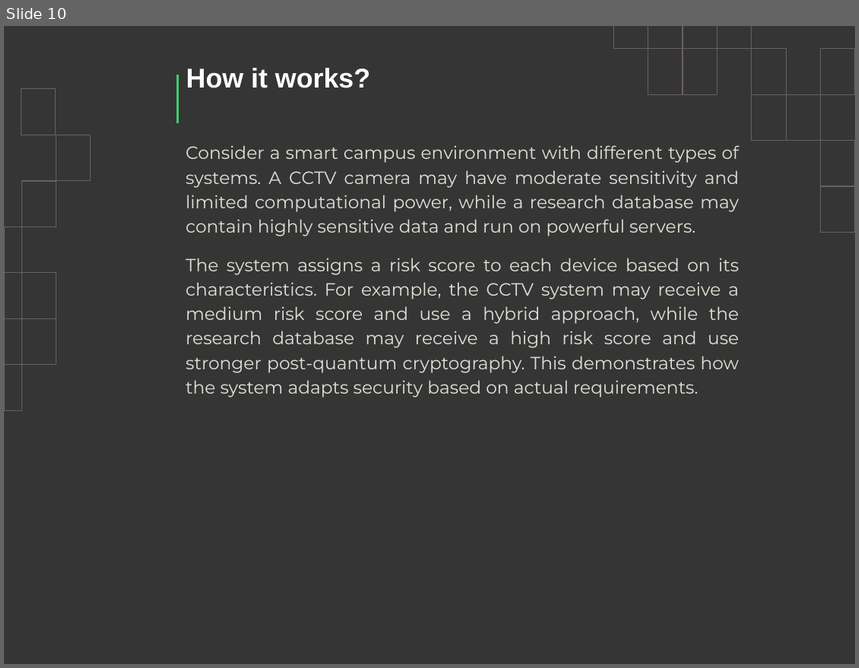
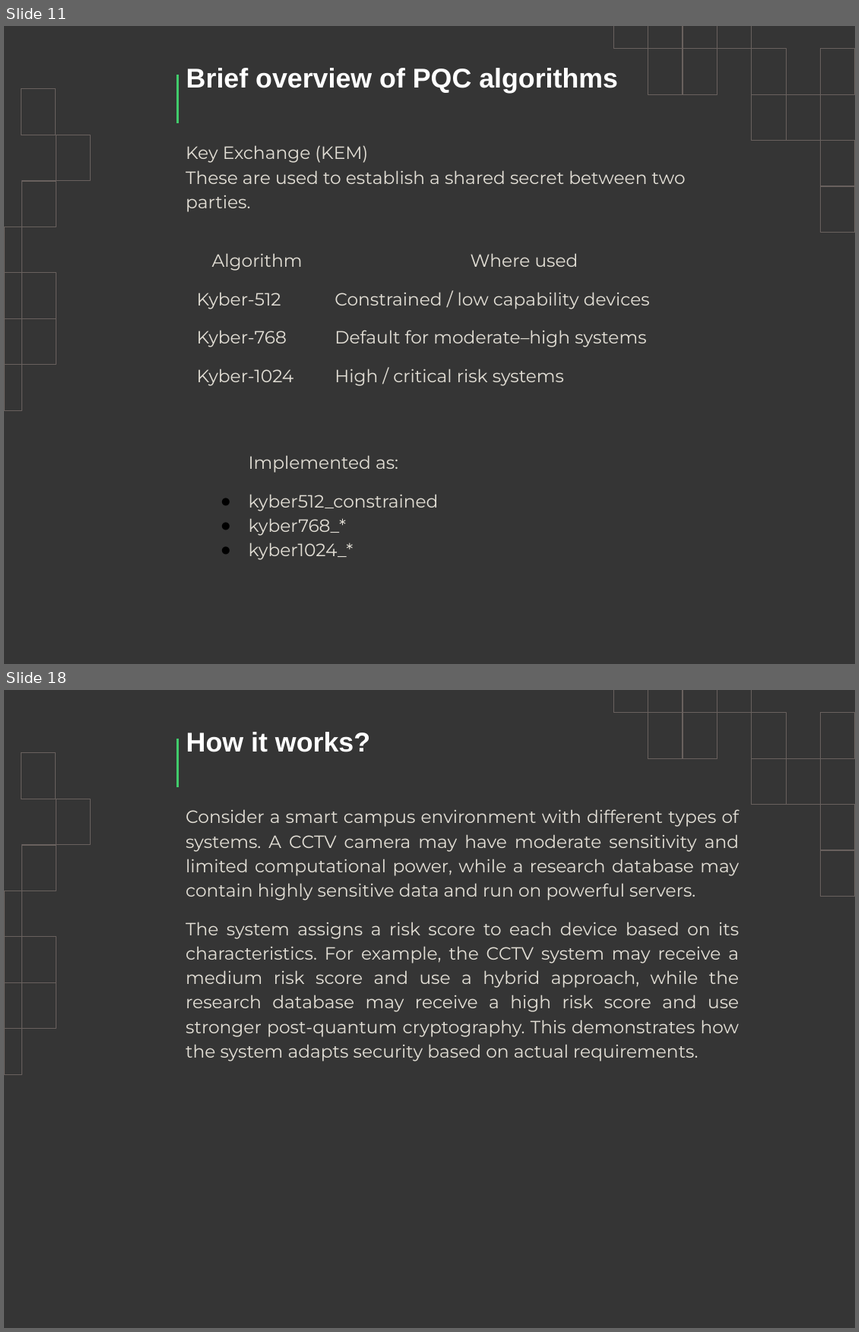
Before and after one commit to TheUnmeshRaj/Quantum-Risk-Aware-Context-Adaptive-PQC-Framework, a slide deck: docs/Proposal.pptx. Shown one above the other, each under a label of ours: slide 10 before the commit, slides 11 and 18 after it; the slides between them are not shown. The pictures are 859x668 and 859x1332 pixels, drawn with LibreOffice and Linux fonts; fonts in the diff are those of the drawing. Boxes give left, top, right and bottom in pixels: in the first picture for what was removed or moved away, otherwise in the second. Text is boxed around its words. In the diff, an @@ line names an element or a change of style, - is before the commit and + after.

```diff
--- a/docs/Proposal.pptx
+++ b/docs/Proposal.pptx
@@ slide 11 added at [4, 26, 855, 664], background #353535; not listed: 22 template elements that a slide beside it also shows @@
@@ subtitle added at [186, 68, 618, 93], 23 pt, text #FFFFFF, bold @@
+Brief overview of PQC algorithms
@@ subtitle added at [186, 145, 686, 212], 15 pt, text #E3DFD6 @@
+Key Exchange (KEM)
+These are used to establish a shared secret between two parties.
@@ table added at [188, 239, 721, 518], 4 rows, 2 columns @@
+Algorithm | Where used
+Kyber-512 | Constrained / low capability devices
+Kyber-768 | Default for moderate–high systems
+Kyber-1024 | High / critical risk systems
@@ text added at [249, 455, 439, 560], 15 pt, text #E3DFD6 @@
+Implemented as:
+● kyber512_constrained
+● kyber768_*
+● kyber1024_*
@@ what was slide 10 is now slide 18 @@
```
Also in this commit, not shown: 1 slide changed, 7 other slides added, 3 other files.
